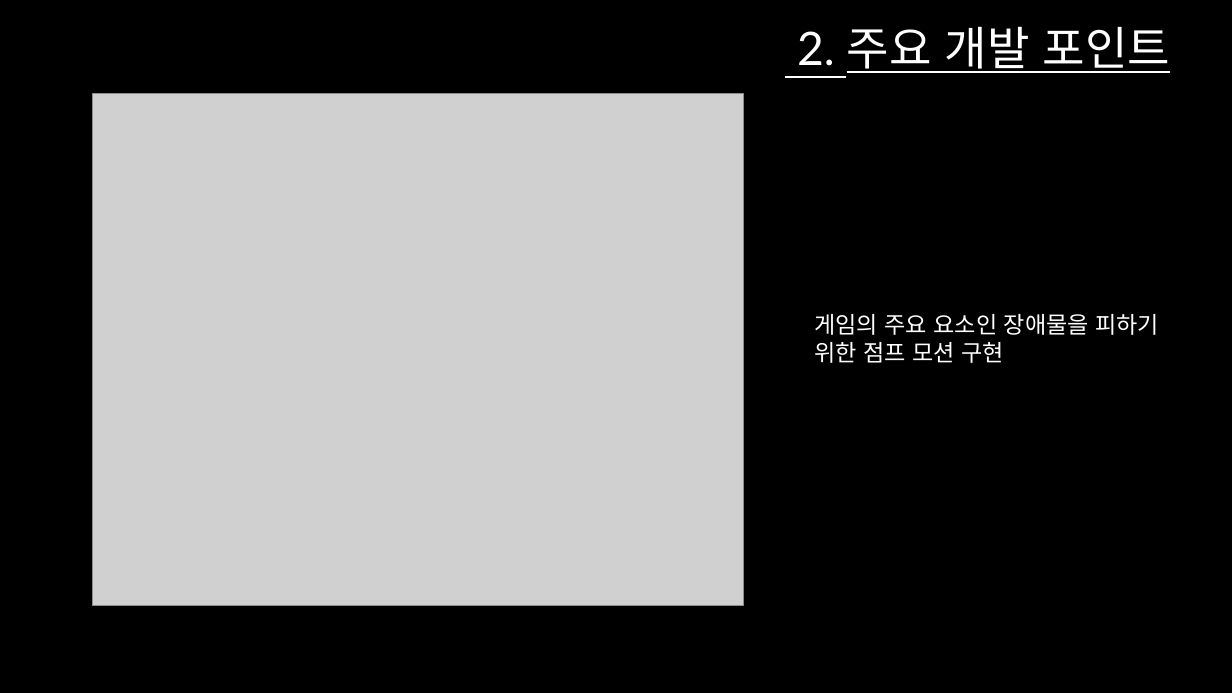
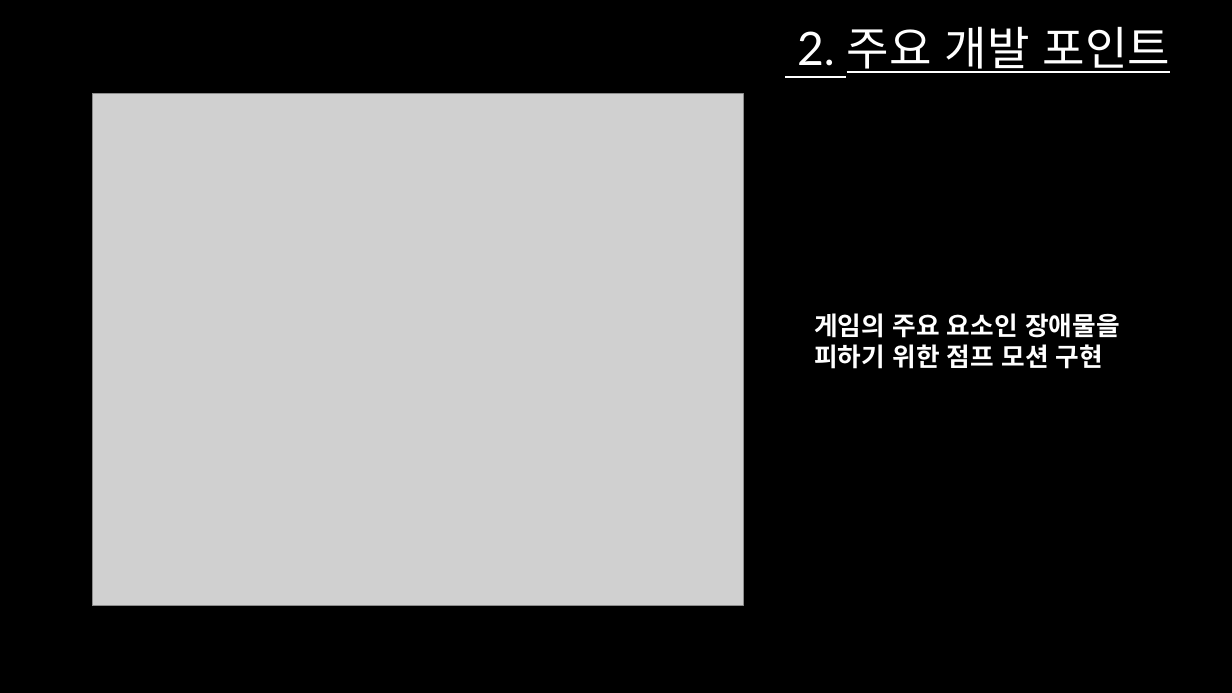
Before and after one commit to jee599/2D_TeamProject, a slide deck: slide 4 of Nom 2017/2DGP 2차발표.pptx. Drawn at 1232x693 pixels with LibreOffice and Linux fonts; fonts in the diff are those of the drawing; grey boxes stand for pictures; background and template pictures are left out. Boxes give left, top, right and bottom in pixels: in the first picture for what was removed or moved away, otherwise in the second. Text is boxed around its words. In the diff, an @@ line names an element or a change of style, - is before the commit and + after.

```diff
--- a/Nom 2017/2DGP 2차발표.pptx
+++ b/Nom 2017/2DGP 2차발표.pptx
@@ text "게임의 주요 요소인 장애물을 피하기 ..." at (814,313,1120,369): size 18 to 20 pt, bold on @@
```
Also in this commit, not shown: 4 other slides changed, 1 other file.
